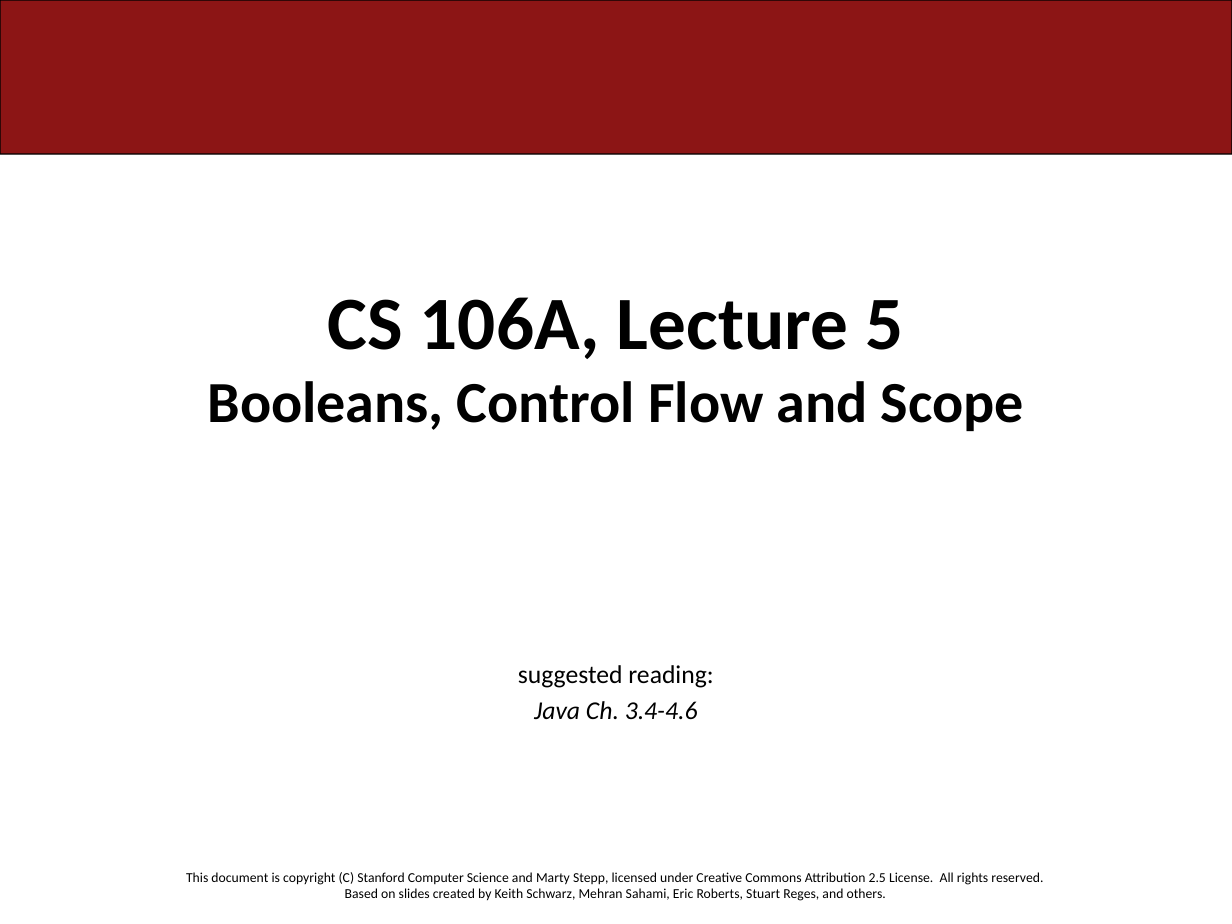
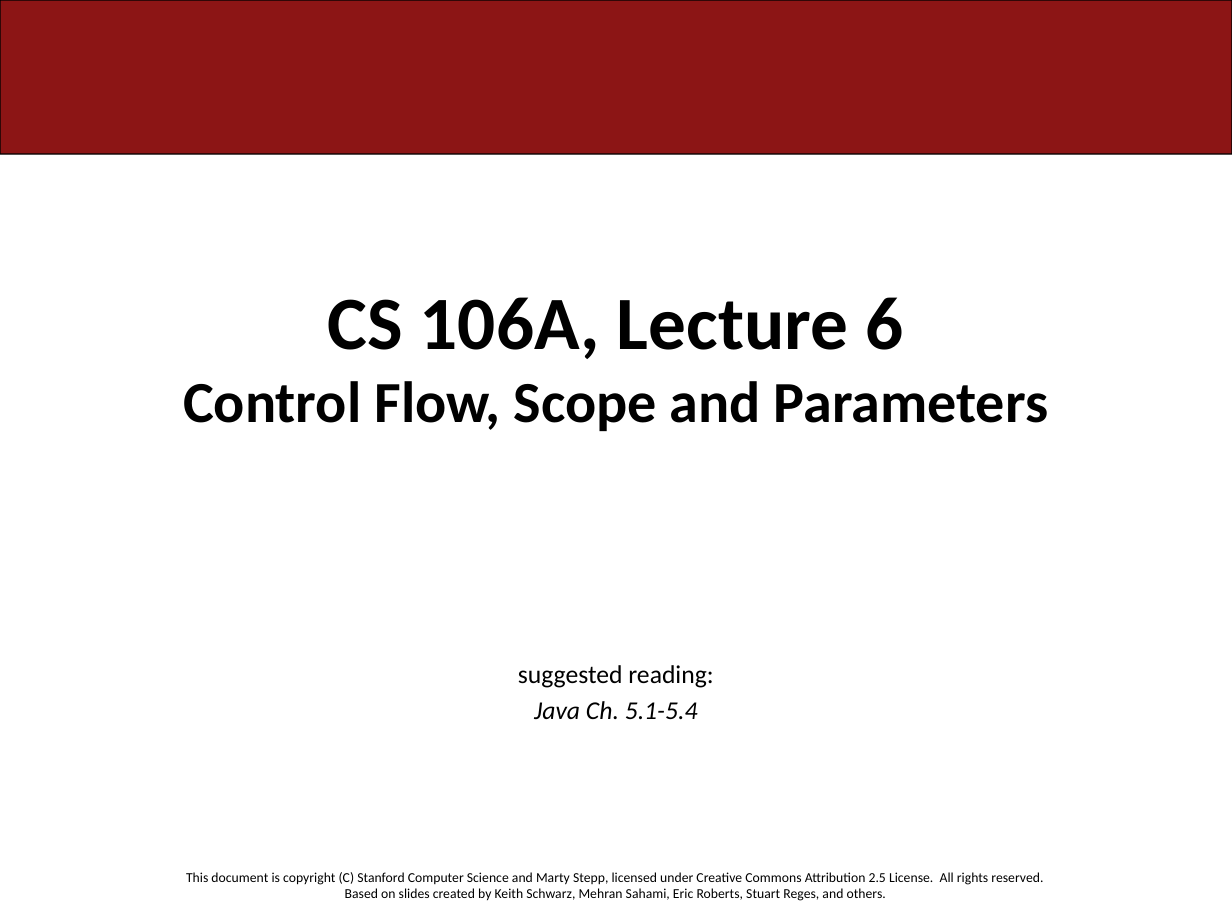
Before and after one commit to ckincaid17/cs106a-summer-2018, a slide deck: slide 1 of WWW/lectures/Lecture6/Lecture6.pptx. Drawn at 1232x924 pixels with LibreOffice and Linux fonts; fonts in the diff are those of the drawing. Boxes give left, top, right and bottom in pixels: in the first picture for what was removed or moved away, otherwise in the second. Text is boxed around its words. In the diff, an @@ line names an element or a change of style, - is before the commit and + after.

```diff
--- a/WWW/lectures/Lecture6/Lecture6.pptx
+++ b/WWW/lectures/Lecture6/Lecture6.pptx
@@ title at box(183, 297, 1048, 431): text changed @@
-CS 106A, Lecture 5
-Booleans, Control Flow and Scope
+CS 106A, Lecture 6
+Control Flow, Scope and Parameters
@@ subtitle at box(534, 701, 698, 720): text changed @@
-Java Ch. 3.4-4.6
+Java Ch. 5.1-5.4
```
Also in this commit, not shown: 13 other slides changed, 36 slides added, 30 slides removed, 14 other files.
